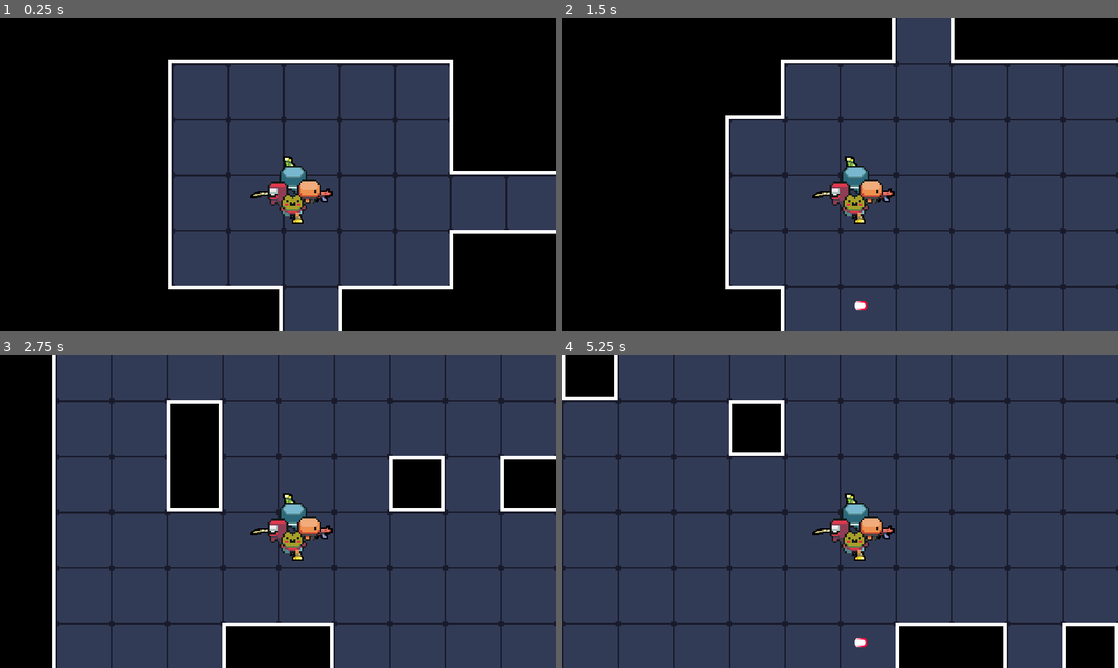
Above: before the commit, frames 1-4 (two rows, left to right).
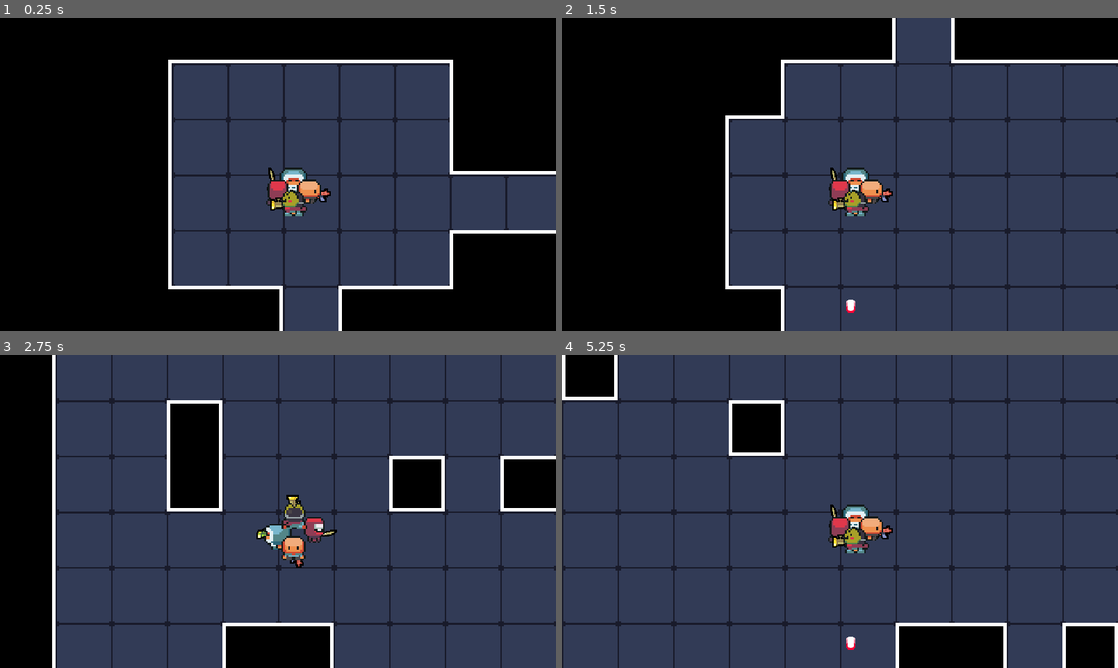
Above: after the commit, the same moments.

Repository: giuliosa/rescue-squad
Game: Godot game, scene res://Scenes/World.tscn
The game is run twice, just before and just after one commit, with the same random seed, the same clock (stepped at 60 frames per second) and the same inputs.
Inputs:
- Up to frame 1 (0.25 s): no input
- Up to frame 2 (1.5 s): tap Enter (ui_accept) at 0.5, 0.77, 1.25 s; hold E (change_right) 0.53-1.28 s; hold S (shoot_down) from 1.28 s (still down)
- Up to frame 3 (2.75 s): tap Enter (ui_accept) at 1.52, 2 s; release S (shoot_down) at 2.03 s; hold E (change_right) from 2.03 s (still down)
- Up to frame 4 (5.25 s): tap Enter (ui_accept) at 2.75, 3.02, 3.5, 3.77, 4.25, 4.52 s; release E (change_right) at 2.78 s; hold W (shoot_up) 2.78-3.53 s; hold Q (change_left) 3.53-5.03 s; hold S (shoot_down) from 5.03 s (still down)

The runs differ from the first frame. In frame 1, 0.9% of the frame differs, in the area x 45-60%, y 44-66%; in frame 2, 1.0%; in frame 3, 1.5%, in the area x 45-61%, y 44-68%; in frame 4, 1.0%.

Commit message:
Fix shoot direction and make the players rotate

Diff:
--- /dev/null
+++ b/Scenes/Actors/Player.gd
@@ -0,0 +1,7 @@
+extends KinematicBody2D
+
+export(String) var character_name = ""
+export(String) var role_name = ""
+export(int) var max_health = 1
+export(int) var max_mana = 1
+export(int) var armor = 1
--- /dev/null
+++ b/Scenes/Actors/Player.tscn
@@ -0,0 +1,244 @@
+[gd_scene load_steps=11 format=2]
+
+[ext_resource path="res://Assets/Items/Weapons/weapons.png" type="Texture" id=1]
+[ext_resource path="res://Assets/Actor/Characters/Villager/SpriteSheet.png" type="Texture" id=3]
+
+[sub_resource type="GDScript" id=2]
+script/source = "extends KinematicBody2D
+
+export var character_name = \"\"
+export var role = \"\"
+export var life = 0
+export var mana = 0
+"
+
+[sub_resource type="CapsuleShape2D" id=1]
+radius = 4.0
+height = 0.0
+
+[sub_resource type="Animation" id=4]
+resource_name = "LookDown"
+tracks/0/type = "value"
+tracks/0/path = NodePath("Body:frame")
+tracks/0/interp = 1
+tracks/0/loop_wrap = true
+tracks/0/imported = false
+tracks/0/enabled = true
+tracks/0/keys = {
+"times": PoolRealArray( 0 ),
+"transitions": PoolRealArray( 1 ),
+"update": 1,
+"values": [ 0 ]
+}
+tracks/1/type = "value"
+tracks/1/path = NodePath("Gun:rotation_degrees")
+tracks/1/interp = 1
+tracks/1/loop_wrap = true
+tracks/1/imported = false
+tracks/1/enabled = true
+tracks/1/keys = {
+"times": PoolRealArray( 0 ),
+"transitions": PoolRealArray( 1 ),
+"update": 0,
+"values": [ 90.0 ]
+}
+tracks/2/type = "value"
+tracks/2/path = NodePath("Gun:position")
+tracks/2/interp = 1
+tracks/2/loop_wrap = true
+tracks/2/imported = false
+tracks/2/enabled = true
+tracks/2/keys = {
+"times": PoolRealArray( 0 ),
+"transitions": PoolRealArray( 1 ),
+"update": 0,
+"values": [ Vector2( 2, 7 ) ]
+}
+
+[sub_resource type="Animation" id=5]
+resource_name = "LookLeft"
+tracks/0/type = "value"
+tracks/0/path = NodePath("Body:frame")
+tracks/0/interp = 1
+tracks/0/loop_wrap = true
+tracks/0/imported = false
+tracks/0/enabled = true
+tracks/0/keys = {
+"times": PoolRealArray( 0 ),
+"transitions": PoolRealArray( 1 ),
+"update": 1,
+"values": [ 2 ]
+}
+tracks/1/type = "value"
+tracks/1/path = NodePath("Gun:rotation_degrees")
+tracks/1/interp = 1
+tracks/1/loop_wrap = true
+tracks/1/imported = false
+tracks/1/enabled = true
+tracks/1/keys = {
+"times": PoolRealArray( 0 ),
+"transitions": PoolRealArray( 1 ),
+"update": 0,
+"values": [ 180.0 ]
+}
+tracks/2/type = "value"
+tracks/2/path = NodePath("Gun:position")
+tracks/2/interp = 1
+tracks/2/loop_wrap = true
+tracks/2/imported = false
+tracks/2/enabled = true
+tracks/2/keys = {
+"times": PoolRealArray( 0 ),
+"transitions": PoolRealArray( 1 ),
+"update": 0,
+"values": [ Vector2( -7, 1 ) ]
+}
+
+[sub_resource type="Animation" id=8]
+resource_name = "LookRight"
+tracks/0/type = "value"
+tracks/0/path = NodePath("Body:frame")
+tracks/0/interp = 1
+tracks/0/loop_wrap = true
+tracks/0/imported = false
+tracks/0/enabled = true
+tracks/0/keys = {
+"times": PoolRealArray( 0 ),
+"transitions": PoolRealArray( 1 ),
+"update": 1,
+"values": [ 3 ]
+}
+tracks/1/type = "value"
+tracks/1/path = NodePath("Gun:rotation_degrees")
+tracks/1/interp = 1
+tracks/1/loop_wrap = true
+tracks/1/imported = false
+tracks/1/enabled = true
+tracks/1/keys = {
+"times": PoolRealArray( 0 ),
+"transitions": PoolRealArray( 1 ),
+"update": 0,
+"values": [ 0.0 ]
+}
+tracks/2/type = "value"
+tracks/2/path = NodePath("Gun:position")
+tracks/2/interp = 1
+tracks/2/loop_wrap = true
+tracks/2/imported = false
+tracks/2/enabled = true
+tracks/2/keys = {
+"times": PoolRealArray( 0 ),
+"transitions": PoolRealArray( 1 ),
+"update": 0,
+"values": [ Vector2( 7, 3 ) ]
+}
+
+[sub_resource type="Animation" id=6]
+resource_name = "LookUp"
+tracks/0/type = "value"
+tracks/0/path = NodePath("Body:frame")
+tracks/0/interp = 1
+tracks/0/loop_wrap = true
+tracks/0/imported = false
+tracks/0/enabled = true
+tracks/0/keys = {
+"times": PoolRealArray( 0 ),
+"transitions": PoolRealArray( 1 ),
+"update": 1,
+"values": [ 1 ]
+}
+tracks/1/type = "value"
+tracks/1/path = NodePath("Gun:rotation_degrees")
+tracks/1/interp = 1
+tracks/1/loop_wrap = true
+tracks/1/imported = false
+tracks/1/enabled = true
+tracks/1/keys = {
+"times": PoolRealArray( 0 ),
+"transitions": PoolRealArray( 1 ),
+"update": 0,
+"values": [ 270.0 ]
+}
+tracks/2/type = "value"
+tracks/2/path = NodePath("Gun:position")
+tracks/2/interp = 1
+tracks/2/loop_wrap = true
+tracks/2/imported = false
+tracks/2/enabled = true
+tracks/2/keys = {
+"times": PoolRealArray( 0 ),
+"transitions": PoolRealArray( 1 ),
+"update": 0,
+"values": [ Vector2( 0, -5 ) ]
+}
+
+[sub_resource type="Animation" id=7]
+length = 0.001
+tracks/0/type = "value"
+tracks/0/path = NodePath("Body:frame")
+tracks/0/interp = 1
+tracks/0/loop_wrap = true
+tracks/0/imported = false
+tracks/0/enabled = true
+tracks/0/keys = {
+"times": PoolRealArray( 0 ),
+"transitions": PoolRealArray( 1 ),
+"update": 0,
+"values": [ 1 ]
+}
+tracks/1/type = "value"
+tracks/1/path = NodePath("Gun:rotation_degrees")
+tracks/1/interp = 1
+tracks/1/loop_wrap = true
+tracks/1/imported = false
+tracks/1/enabled = true
+tracks/1/keys = {
+"times": PoolRealArray( 0 ),
+"transitions": PoolRealArray( 1 ),
+"update": 0,
+"values": [ 270.0 ]
+}
+tracks/2/type = "value"
+tracks/2/path = NodePath("Gun:position")
+tracks/2/interp = 1
+tracks/2/loop_wrap = true
+tracks/2/imported = false
+tracks/2/enabled = true
+tracks/2/keys = {
+"times": PoolRealArray( 0 ),
+"transitions": PoolRealArray( 1 ),
+"update": 0,
+"values": [ Vector2( 0, -5 ) ]
+}
+
+[sub_resource type="Animation" id=3]
+resource_name = "WalkUp"
+
+[node name="Player" type="KinematicBody2D"]
+script = SubResource( 2 )
+
+[node name="Gun" type="Sprite" parent="."]
+position = Vector2( 0, -5 )
+rotation = 4.71239
+scale = Vector2( 0.5, 0.5 )
+texture = ExtResource( 1 )
+hframes = 12
+
+[node name="Body" type="Sprite" parent="."]
+texture = ExtResource( 3 )
+hframes = 4
+vframes = 7
+frame = 1
+
+[node name="CollisionShape2D" type="CollisionShape2D" parent="."]
+position = Vector2( 1, 0 )
+shape = SubResource( 1 )
+disabled = true
+
+[node name="AnimationPlayer" type="AnimationPlayer" parent="."]
+anims/LookDown = SubResource( 4 )
+anims/LookLeft = SubResource( 5 )
+anims/LookRight = SubResource( 8 )
+anims/LookUp = SubResource( 6 )
+anims/RESET = SubResource( 7 )
+anims/WalkUp = SubResource( 3 )
--- a/Scenes/Party.gd
+++ b/Scenes/Actors/Squad.gd
@@ -1,6 +1,6 @@
 extends KinematicBody2D
 
-const Player = preload("res://Scenes/Player.tscn")
+const Player = preload("res://Scenes/Actors/Player.tscn")
 const Shoot = preload("res://Scenes/Shoot.tscn")
 
 const position1 = Vector2(16, 0)
@@ -22,6 +22,7 @@
 var player_position = []
 
 func _ready():
+	# TODO: Create dinamically the players
 	player_position.append(player1)
 	player_position.append(player2)
 	player_position.append(player3)
@@ -41,11 +42,9 @@
 	velocity = move_and_slide(velocity)
 
 	if Input.is_action_just_pressed("change_right"):
-		#change_array_position("right")
-		pass
+		change_array_position("right")
 	if Input.is_action_just_pressed("change_left"):
-		#change_array_position("left")
-		pass
+		change_array_position("left")
 
 
 	if Input.is_action_pressed("shoot_right"):
@@ -61,32 +60,26 @@
 	if direction == "right":
 		var last = player_position.pop_back()
 		player_position.push_front(last)
-		move_to_right()
+		fix_player_position()
 
 	elif direction == "left":
 		var last = player_position.pop_front()
 		player_position.push_back(last)
-		move_to_left()
+		fix_player_position()
 
-func move_to_right():
-	player_position[0].move_and_slide(Vector2(16, 0) * 60)
-	player_position[1].move_and_slide(Vector2(0, 16) * 60)
-	player_position[2].move_and_slide(Vector2(-16, 0) * 60)
-	player_position[3].move_and_slide(Vector2(0, -16) * 60)
+func fix_player_position():
+	player_position[0].position = $RightCharacter.position
+	player_position[1].position = $BottomCharacter.position
+	player_position[2].position = $LeftCharacter.position
+	player_position[3].position = $TopCharacter.position
 	fix_look_direction()
 
-func move_to_left():
-	player_position[0].move_and_slide(Vector2(0, -16) * 60)
-	player_position[1].move_and_slide(Vector2(16, 0) * 60)
-	player_position[2].move_and_slide(Vector2(0, 16) * 60)
-	player_position[3].move_and_slide(Vector2(-16, 0) * 60)
-	fix_look_direction()
 
 func fix_look_direction():
-	player_position[0].get_node("AnimationPlayer").play("look_right")
-	player_position[1].get_node("AnimationPlayer").play("look_down")
-	player_position[2].get_node("AnimationPlayer").play("look_left")
-	player_position[3].get_node("AnimationPlayer").play("look_up")
+	player_position[0].get_node("AnimationPlayer").play("LookRight")
+	player_position[1].get_node("AnimationPlayer").play("LookDown")
+	player_position[2].get_node("AnimationPlayer").play("LookLeft")
+	player_position[3].get_node("AnimationPlayer").play("LookUp")
 
 func player_shoot(shoot_position, direction):
 	var shoot = Shoot.instance()
--- /dev/null
+++ b/Scenes/Actors/Squad.tscn
@@ -0,0 +1,99 @@
+[gd_scene load_steps=7 format=2]
+
+[ext_resource path="res://Scenes/Actors/Squad.gd" type="Script" id=1]
+[ext_resource path="res://Assets/Actor/Characters/RedNinja/SpriteSheet.png" type="Texture" id=2]
+[ext_resource path="res://Assets/Actor/Characters/MaskFrog/SpriteSheet.png" type="Texture" id=3]
+[ext_resource path="res://Assets/Actor/Characters/Eskimo/SpriteSheet.png" type="Texture" id=4]
+[ext_resource path="res://Scenes/Actors/Player.tscn" type="PackedScene" id=5]
+
+[sub_resource type="RectangleShape2D" id=1]
+extents = Vector2( 13, 8.125 )
+
+[node name="Squad" type="KinematicBody2D"]
+position = Vector2( 2, 9 )
+collision_layer = 2
+script = ExtResource( 1 )
+
+[node name="TopCharacter" type="Position2D" parent="."]
+visible = false
+position = Vector2( 9, 2 )
+
+[node name="RightCharacter" type="Position2D" parent="."]
+visible = false
+position = Vector2( 18, 10 )
+
+[node name="BottomCharacter" type="Position2D" parent="."]
+visible = false
+position = Vector2( 9, 20 )
+
+[node name="LeftCharacter" type="Position2D" parent="."]
+visible = false
+position = Vector2( 0, 11 )
+
+[node name="Player2" parent="." instance=ExtResource( 5 )]
+position = Vector2( 9, 0 )
+
+[node name="Gun" parent="Player2" index="0"]
+frame = 5
+
+[node name="Body" parent="Player2" index="1"]
+position = Vector2( 0, 3 )
+texture = ExtResource( 4 )
+
+[node name="Player" parent="." instance=ExtResource( 5 )]
+position = Vector2( 18, 9 )
+
+[node name="Player4" parent="." instance=ExtResource( 5 )]
+position = Vector2( -3, 10 )
+
+[node name="Gun" parent="Player4" index="0"]
+frame = 4
+
+[node name="Body" parent="Player4" index="1"]
+position = Vector2( 3, 0 )
+texture = ExtResource( 2 )
+
+[node name="CollisionShape2D" parent="Player4" index="2"]
+position = Vector2( 1, -16 )
+
+[node name="Player3" parent="." instance=ExtResource( 5 )]
+position = Vector2( 9, 16 )
+
+[node name="Gun" parent="Player3" index="0"]
+frame = 1
+
+[node name="Body" parent="Player3" index="1"]
+texture = ExtResource( 3 )
+
+[node name="CollisionShape2D" parent="Player3" index="2"]
+position = Vector2( 16, 0 )
+
+[node name="CollisionShape2D" type="CollisionShape2D" parent="."]
+visible = false
+position = Vector2( 9, 14.875 )
+shape = SubResource( 1 )
+
+[node name="Camera2D" type="Camera2D" parent="."]
+visible = false
+current = true
+zoom = Vector2( 0.5, 0.5 )
+limit_left = 0
+limit_top = 0
+limit_right = 3072
+limit_bottom = 1536
+
+[node name="ShootPositionRight" type="Position2D" parent="."]
+position = Vector2( 38, 8 )
+
+[node name="ShootPositionUp" type="Position2D" parent="."]
+position = Vector2( 8, -16 )
+
+[node name="ShootPositionLeft" type="Position2D" parent="."]
+position = Vector2( -21, 12 )
+
+[node name="ShootPositionDown" type="Position2D" parent="."]
+position = Vector2( 9, 36 )
+
+[editable path="Player2"]
+[editable path="Player4"]
+[editable path="Player3"]
--- a/Scenes/Party.tscn
+++ /dev/null
@@ -1,90 +0,0 @@
-[gd_scene load_steps=7 format=2]
-
-[ext_resource path="res://Scenes/Player.tscn" type="PackedScene" id=1]
-[ext_resource path="res://Scenes/Party.gd" type="Script" id=2]
-[ext_resource path="res://Assets/Actor/Characters/RedNinja/SpriteSheet.png" type="Texture" id=3]
-[ext_resource path="res://Assets/Actor/Characters/MaskFrog/SpriteSheet.png" type="Texture" id=4]
-[ext_resource path="res://Assets/Actor/Characters/Eskimo/SpriteSheet.png" type="Texture" id=5]
-
-[sub_resource type="RectangleShape2D" id=1]
-extents = Vector2( 13, 8.125 )
-
-[node name="Party" type="KinematicBody2D"]
-position = Vector2( 2, 9 )
-collision_layer = 2
-script = ExtResource( 2 )
-
-[node name="Player2" parent="." instance=ExtResource( 1 )]
-position = Vector2( 9, 0 )
-
-[node name="Gun" parent="Player2" index="0"]
-position = Vector2( -2, -5 )
-rotation = 4.71239
-frame = 5
-
-[node name="Body" parent="Player2" index="1"]
-position = Vector2( 0, 3 )
-texture = ExtResource( 5 )
-frame = 5
-
-[node name="Player" parent="." instance=ExtResource( 1 )]
-position = Vector2( 18, 9 )
-
-[node name="Player4" parent="." instance=ExtResource( 1 )]
-position = Vector2( -3, 10 )
-
-[node name="Gun" parent="Player4" index="0"]
-position = Vector2( -4, 1 )
-rotation = 3.14159
-frame = 4
-
-[node name="Body" parent="Player4" index="1"]
-position = Vector2( 3, 0 )
-texture = ExtResource( 3 )
-frame = 6
-
-[node name="CollisionShape2D" parent="Player4" index="2"]
-position = Vector2( 1, -16 )
-
-[node name="Player3" parent="." instance=ExtResource( 1 )]
-position = Vector2( 9, 16 )
-
-[node name="Gun" parent="Player3" index="0"]
-position = Vector2( 2, 6 )
-rotation = 1.5708
-frame = 1
-
-[node name="Body" parent="Player3" index="1"]
-texture = ExtResource( 4 )
-frame = 4
-
-[node name="CollisionShape2D" parent="Player3" index="2"]
-position = Vector2( 16, 0 )
-
-[node name="CollisionShape2D" type="CollisionShape2D" parent="."]
-position = Vector2( 9, 14.875 )
-shape = SubResource( 1 )
-
-[node name="ShootPositionRight" type="Position2D" parent="."]
-position = Vector2( 38, 8 )
-
-[node name="ShootPositionUp" type="Position2D" parent="."]
-position = Vector2( 8, -16 )
-
-[node name="ShootPositionLeft" type="Position2D" parent="."]
-position = Vector2( -21, 12 )
-
-[node name="ShootPositionDown" type="Position2D" parent="."]
-position = Vector2( 9, 36 )
-
-[node name="Camera2D" type="Camera2D" parent="."]
-current = true
-zoom = Vector2( 0.5, 0.5 )
-limit_left = 0
-limit_top = 0
-limit_right = 3072
-limit_bottom = 1536
-
-[editable path="Player2"]
-[editable path="Player4"]
-[editable path="Player3"]
--- a/Scenes/Player.gd
+++ /dev/null
@@ -1,3 +0,0 @@
-extends KinematicBody2D
-
-export var character_name = "Teste"
--- a/Scenes/Player.tscn
+++ /dev/null
@@ -1,31 +0,0 @@
-[gd_scene load_steps=5 format=2]
-
-[ext_resource path="res://Assets/Items/Weapons/weapons.png" type="Texture" id=1]
-[ext_resource path="res://Scenes/Player.gd" type="Script" id=2]
-[ext_resource path="res://Assets/Actor/Characters/Villager/SpriteSheet.png" type="Texture" id=3]
-
-[sub_resource type="CapsuleShape2D" id=1]
-radius = 4.0
-height = 0.0
-
-[node name="Player" type="KinematicBody2D"]
-script = ExtResource( 2 )
-
-[node name="Gun" type="Sprite" parent="."]
-position = Vector2( 8, 3 )
-scale = Vector2( 0.5, 0.5 )
-texture = ExtResource( 1 )
-hframes = 12
-
-[node name="Body" type="Sprite" parent="."]
-texture = ExtResource( 3 )
-hframes = 4
-vframes = 7
-frame = 3
-
-[node name="CollisionShape2D" type="CollisionShape2D" parent="."]
-position = Vector2( 1, 0 )
-shape = SubResource( 1 )
-disabled = true
-
-[node name="AnimationPlayer" type="AnimationPlayer" parent="."]
--- a/Scenes/Shoot.gd
+++ b/Scenes/Shoot.gd
@@ -14,6 +14,17 @@
 func set_shoot_direction(dirX, dirY):
 	direction.x = dirX
 	direction.y = dirY
+	if (dirX == 1 and dirY == 0):
+		self.rotation_degrees = 0
+	elif (dirX == -1 and dirY == 0):
+		self.rotation_degrees = 180
+	elif (dirX == 0 and dirY == -1):
+		self.rotation_degrees = 270
+	elif (dirX == 0 and dirY == 1):
+		self.rotation_degrees = 90
+
+
+
 
 func _on_VisibilityNotifier2D_screen_exited():
 	queue_free()
--- a/Scenes/World.gd
+++ b/Scenes/World.gd
@@ -1,6 +1,6 @@
 extends Node2D
 
-const Party = preload("res://Scenes/Party.tscn")
+const Squad = preload("res://Scenes/Actors/Squad.tscn")
 const ExitDoor = preload("res://Scenes/ExitDoor.tscn")
 const Monster = preload("res://Scenes/Actors/Enemies/Minions/Ciclope.tscn")
 
@@ -18,7 +18,7 @@
 	# Increase the number passed in the walk function to get bigger rooms
 	var map = walker.walk(200)
 
-	var party = Party.instance()
+	var squad = Squad.instance()
 	for i in range(20):
 		var monster = Monster.instance()
 		add_child(monster)
@@ -26,9 +26,9 @@
 
 
 
-	party.add_child(remoteTransform)
-	add_child(party)
-	party.position = map.front() * 32
+	squad.add_child(remoteTransform)
+	add_child(squad)
+	squad.position = map.front() * 32
 
 	var exitDoor = ExitDoor.instance()
 	add_child(exitDoor)
